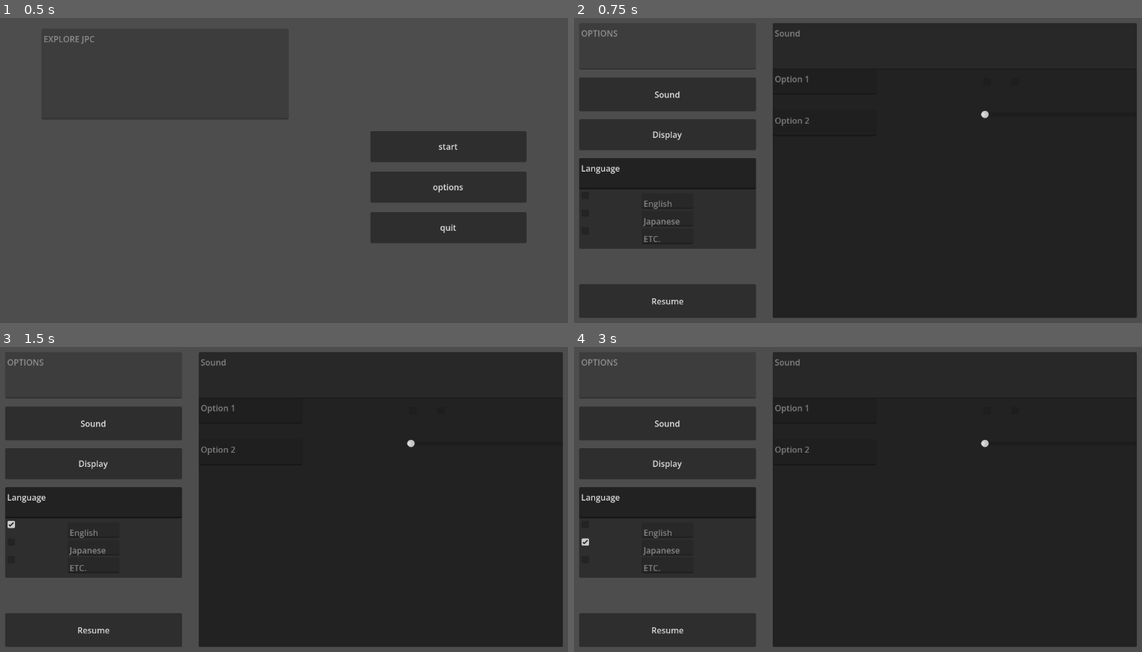
Above: before the commit, frames 1-4 (two rows, left to right).
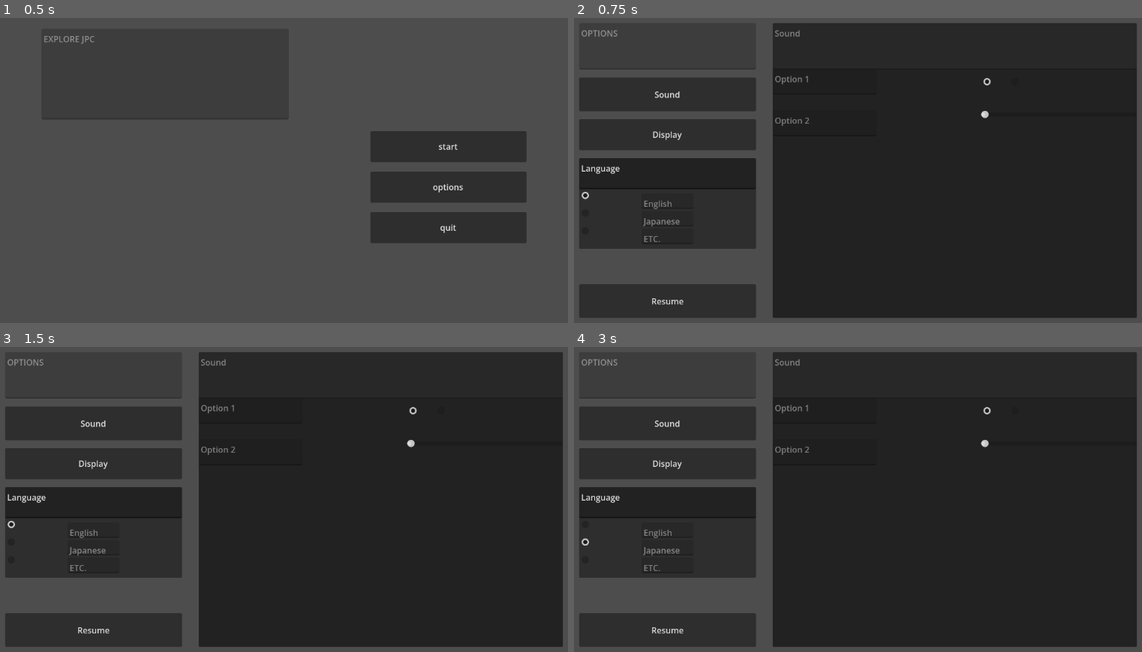
Above: after the commit, the same moments.

Repository: All-an-Huang/EXPLOREJPC
Game: Godot game, scene res://scenes/main_menu.tscn
Same seed, same stepped clock (60 frames per second), same inputs: the game is played once before the commit and once after it.
Inputs (mouse positions are in pixels of both pictures, inside the frame that each line leads up to):
- Up to frame 1 (0.5 s): no input
- Up to frame 2 (0.75 s): click "options" at 0.5 s
- Up to frame 3 (1.5 s): click (11, 523) at 1.27 s
- Up to frame 4 (3 s): click (585, 523) at 2.02 s; click (585, 542) at 2.77 s

Frame 1 is identical in both runs. In frame 2, less than 0.1% of the frame differs, in the area x 1-74%, y 19-60%; in frame 3, less than 0.1%; in frame 4, less than 0.1%.

Commit message:
Options finished

Diff:
--- /dev/null
+++ b/explorejpcgame/buttongroups/languagecheck.tres
@@ -0,0 +1,4 @@
+[gd_resource type="ButtonGroup" format=3 uid="uid://bjkenyda1vhew"]
+
+[resource]
+resource_name = "LanguageCheck"
--- /dev/null
+++ b/explorejpcgame/buttongroups/optioncheck.tres
@@ -0,0 +1,3 @@
+[gd_resource type="ButtonGroup" format=3 uid="uid://bnjoxjwkubs5x"]
+
+[resource]
--- a/explorejpcgame/scenes/options_menu.tscn
+++ b/explorejpcgame/scenes/options_menu.tscn
@@ -2,6 +2,8 @@
 
 [ext_resource type="Script" uid="uid://c3tsn13soey4p" path="res://scripts/options_menu.gd" id="1_ijpji"]
 [ext_resource type="Texture2D" uid="uid://vjhwco8mk26v" path="res://option_menu.png" id="1_liyum"]
+[ext_resource type="ButtonGroup" uid="uid://bjkenyda1vhew" path="res://buttongroups/languagecheck.tres" id="3_hm4m4"]
+[ext_resource type="ButtonGroup" uid="uid://bnjoxjwkubs5x" path="res://buttongroups/optioncheck.tres" id="4_lfjc7"]
 
 [node name="options menu" type="Control" unique_id=729690293]
 layout_mode = 3
@@ -90,14 +92,17 @@
 size_flags_horizontal = 0
 theme_override_constants/separation = 10
 
-[node name="CheckBox" type="CheckBox" parent="margin container/side panel h box/side panel v box/language panel/checkbox h box/checkbox v box" unique_id=1728274930]
-layout_mode = 2
-
-[node name="CheckBox2" type="CheckBox" parent="margin container/side panel h box/side panel v box/language panel/checkbox h box/checkbox v box" unique_id=2076793069]
-layout_mode = 2
-
-[node name="CheckBox3" type="CheckBox" parent="margin container/side panel h box/side panel v box/language panel/checkbox h box/checkbox v box" unique_id=1420210339]
-layout_mode = 2
+[node name="english" type="CheckBox" parent="margin container/side panel h box/side panel v box/language panel/checkbox h box/checkbox v box" unique_id=1728274930]
+layout_mode = 2
+button_group = ExtResource("3_hm4m4")
+
+[node name="japanese" type="CheckBox" parent="margin container/side panel h box/side panel v box/language panel/checkbox h box/checkbox v box" unique_id=2076793069]
+layout_mode = 2
+button_group = ExtResource("3_hm4m4")
+
+[node name="etc" type="CheckBox" parent="margin container/side panel h box/side panel v box/language panel/checkbox h box/checkbox v box" unique_id=1420210339]
+layout_mode = 2
+button_group = ExtResource("3_hm4m4")
 
 [node name="language h box2" type="HBoxContainer" parent="margin container/side panel h box/side panel v box/language panel" unique_id=969143082]
 custom_minimum_size = Vector2(0, 115)
@@ -223,10 +228,12 @@
 [node name="option 1" type="CheckBox" parent="margin container/panel h box/panel/options panel/choice v box/choice h box/checkbox h box" unique_id=1935967723]
 custom_minimum_size = Vector2(50, 50)
 layout_mode = 2
+button_group = ExtResource("4_lfjc7")
 
 [node name="option 2" type="CheckBox" parent="margin container/panel h box/panel/options panel/choice v box/choice h box/checkbox h box" unique_id=1792625103]
 custom_minimum_size = Vector2(50, 50)
 layout_mode = 2
+button_group = ExtResource("4_lfjc7")
 
 [node name="HSlider" type="HSlider" parent="margin container/panel h box/panel/options panel/choice v box/choice h box" unique_id=722510308]
 custom_minimum_size = Vector2(300, 0)
--- a/explorejpcgame/scripts/options_menu.gd
+++ b/explorejpcgame/scripts/options_menu.gd
@@ -1,6 +1,8 @@
 extends Control
 
-
+func _ready() -> void:
+	$"margin container/side panel h box/side panel v box/language panel/checkbox h box/checkbox v box/english".button_pressed = true
+	$"margin container/panel h box/panel/options panel/choice v box/choice h box/checkbox h box/option 1".button_pressed = true
 
 func _on_resume_button_pressed() -> void:
 	get_tree().change_scene_to_file("res://scenes/main_menu.tscn")
@@ -12,12 +14,3 @@
 
 func _on_display_button_pressed() -> void:
 	$"margin container/panel h box/panel/title".text = "Display"
-
-
-func _on_option_1_toggled(toggled_on: bool) -> void:
-	$"margin container/panel h box/panel/options panel/choice v box/choice h box/checkbox h box/option 2".button_pressed = false
-
-
-
-func _on_option_2_toggled(toggled_on: bool) -> void:
-	$"margin container/panel h box/panel/options panel/choice v box/choice h box/checkbox h box/option 1".button_pressed = false
